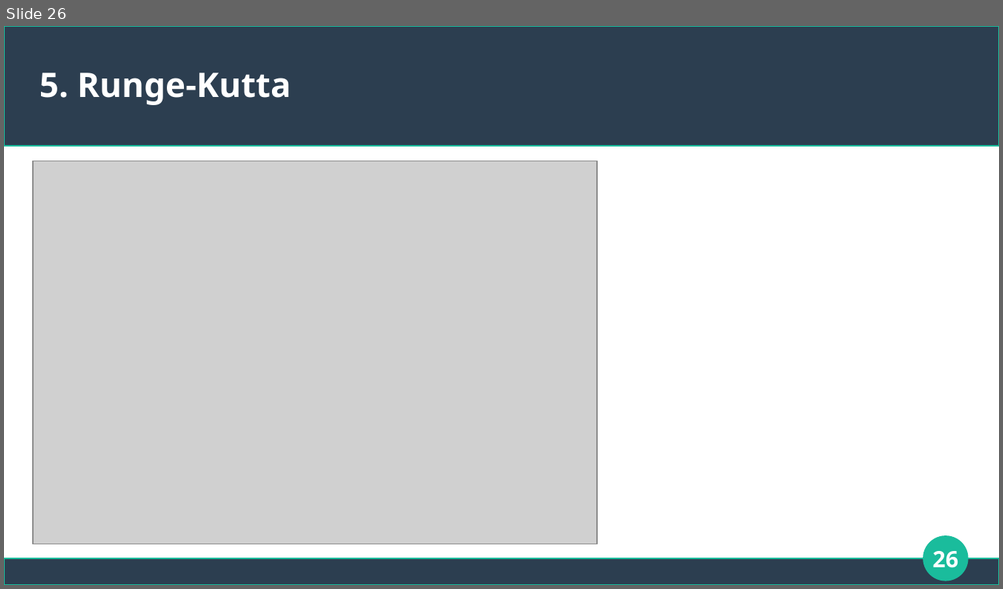
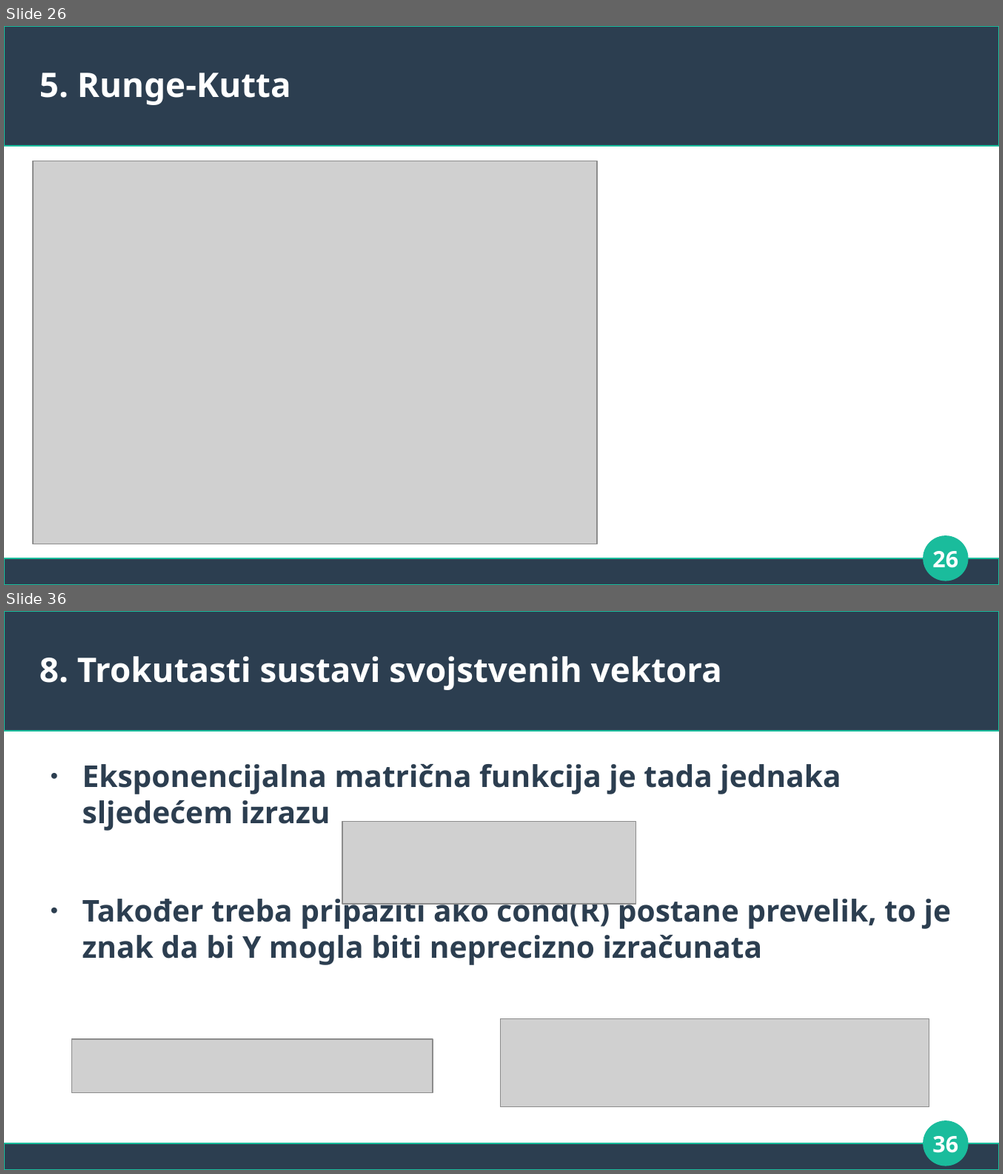
Before and after one commit to gbartol/matrix-exponential-function, a slide deck: Prezentacija_exp.odp. Shown one above the other, each under a label of ours: slide 26 before the commit, slides 26 and 36 after it; the slides between them are not shown. The pictures are 1003x589 and 1003x1174 pixels, drawn with LibreOffice and Linux fonts; fonts in the diff are those of the drawing; grey boxes stand for pictures. Boxes give left, top, right and bottom in pixels: in the first picture for what was removed or moved away, otherwise in the second. Text is boxed around its words. In the diff, an @@ line names an element or a change of style, - is before the commit and + after.

```diff
--- a/Prezentacija_exp.odp
+++ b/Prezentacija_exp.odp
@@ slide 36 added at [4,611,999,1170], background #FFFFFF; not listed: 3 template elements that a slide beside it also shows @@
@@ title added at [40,656,722,690], 27 pt, text #FFFFFF, bold @@
+8. Trokutasti sustavi svojstvenih vektora
@@ text added at [82,764,950,965], 24 pt, text #2C3E50, bold @@
+● Eksponencijalna matrična funkcija je tada jednaka sljedećem izrazu
+● Također treba pripaziti ako cond(R) postane prevelik, to je znak da bi Y mogla biti neprecizno izračunata
@@ picture added at [342,822,636,904] @@
@@ picture added at [501,1019,929,1108] @@
@@ picture added at [71,1039,432,1093] @@
@@ page number added at [932,1136,958,1153], 18 pt, text #FFFFFF, bold @@
+36
```
Also in this commit, not shown: 2 slides changed, 10 other slides added, 2 other files.
